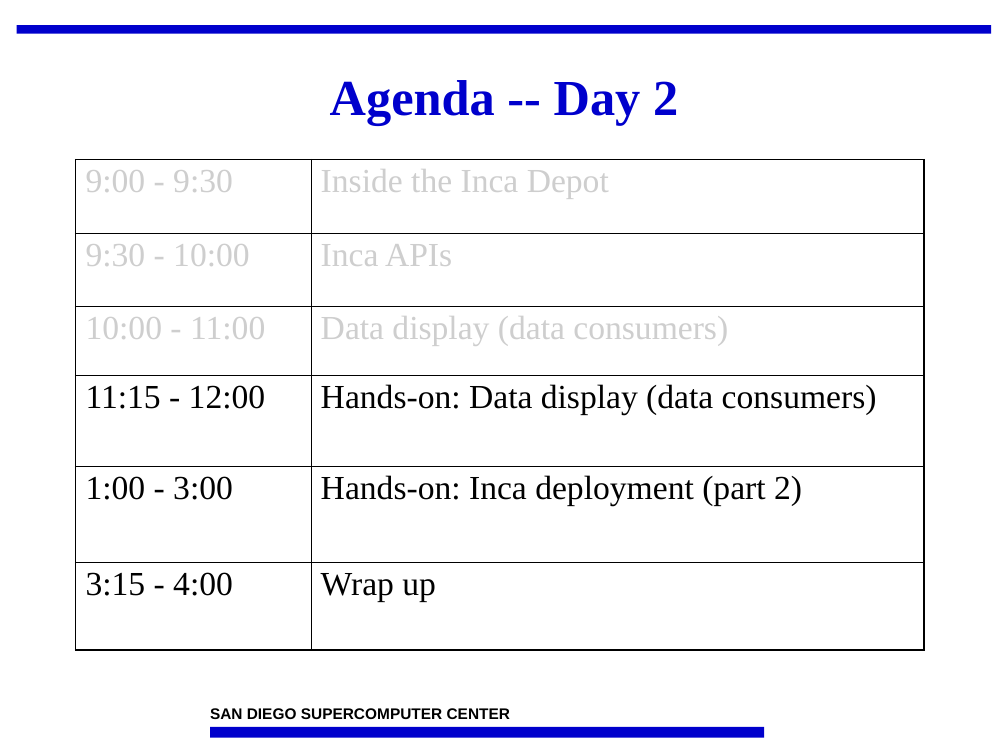
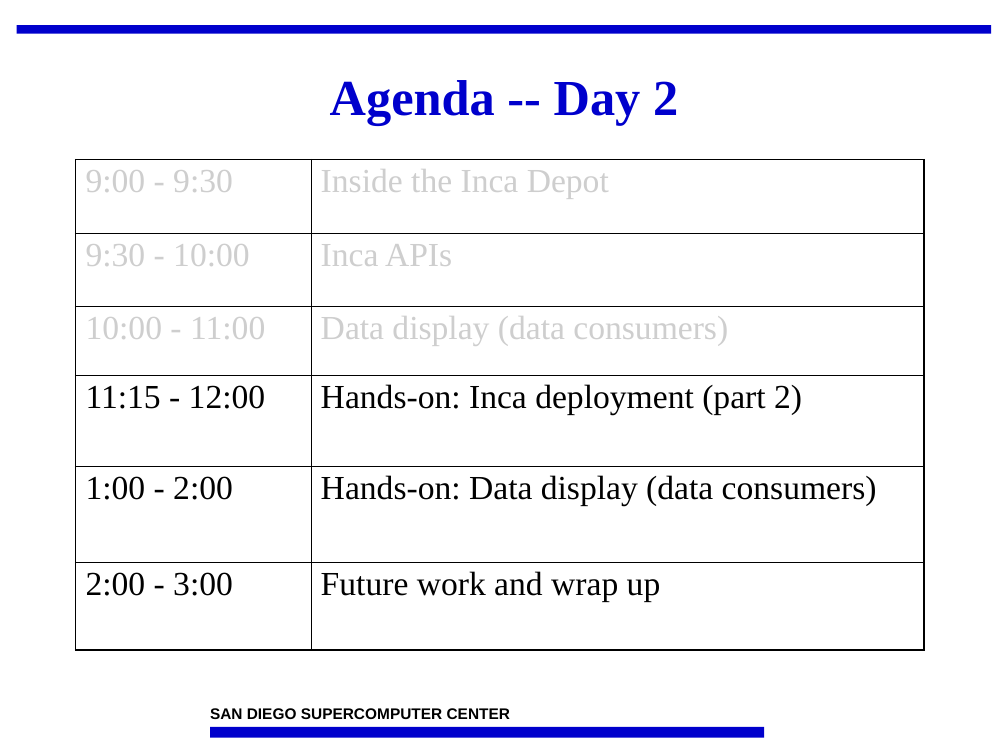
Before and after one commit to IncaProject/inca-xsede, a slide deck: slide 41 of talks/2008workshop/consumer.ppt. Drawn at 1008x756 pixels with LibreOffice and Linux fonts; fonts in the diff are those of the drawing; background and template pictures are left out. Boxes give left, top, right and bottom in pixels: in the first picture for what was removed or moved away, otherwise in the second. Text is boxed around its words. In the diff, an @@ line names an element or a change of style, - is before the commit and + after.

Commit message:
fix agenda for day 2

```diff
--- a/talks/2008workshop/consumer.ppt
+++ b/talks/2008workshop/consumer.ppt
@@ table at (76, 159, 923, 650) @@
-row 4, column 2: Hands-on: Data display (data consumers)
+row 4, column 2: Hands-on: Inca deployment (part 2)
-row 5, column 1: 1:00 - 3:00
+row 5, column 1: 1:00 - 2:00
-row 5, column 2: Hands-on: Inca deployment (part 2)
+row 5, column 2: Hands-on: Data display (data consumers)
-row 6, column 1: 3:15 - 4:00
+row 6, column 1: 2:00 - 3:00
-row 6, column 2: Wrap up
+row 6, column 2: Future work and wrap up
```
